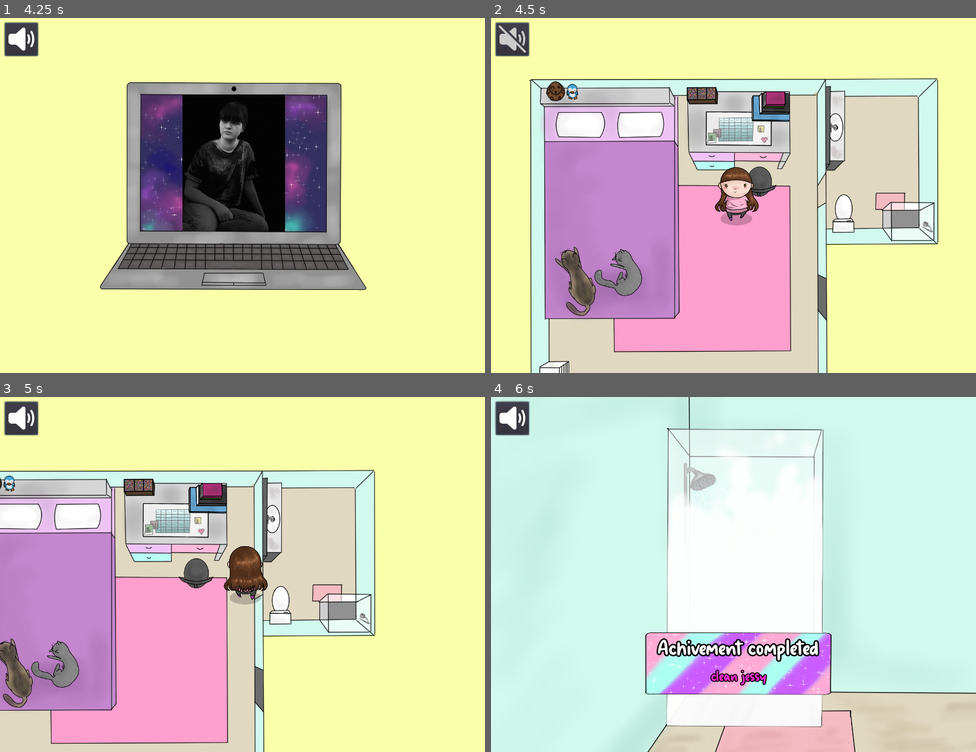
Above: before the commit, frames 1-4 (two rows, left to right).
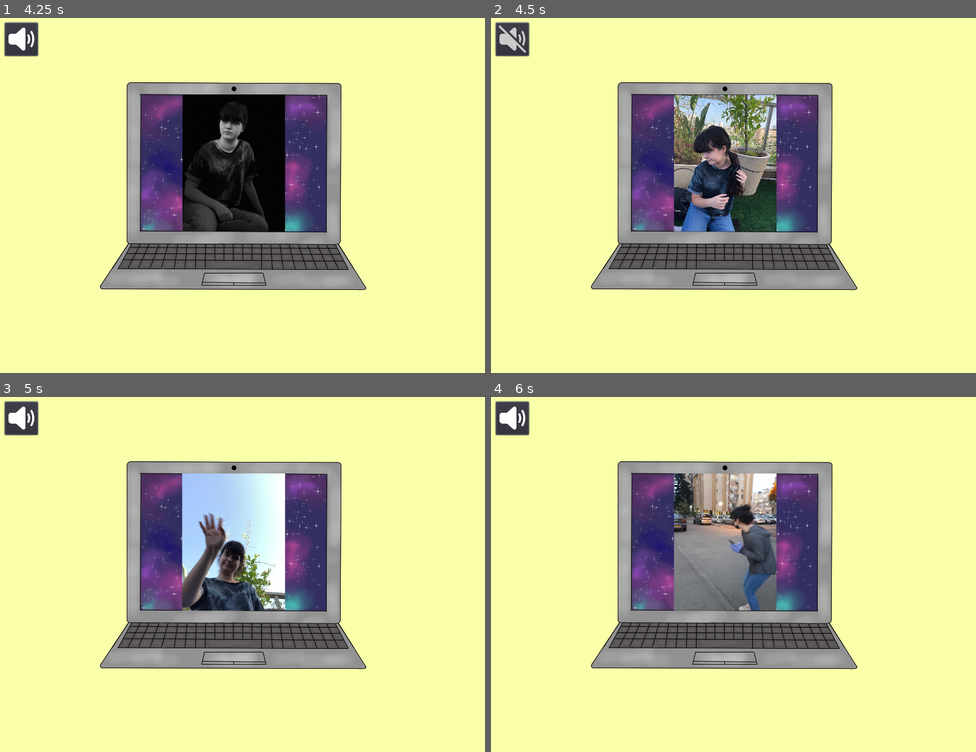
Above: after the commit, the same moments.

Repository: A-Walrus/Jessy
Game: Godot game, scene res://Scenes/Computer.tscn
The game is run twice, just before and just after one commit, with the same random seed, the same clock (stepped at 60 frames per second) and the same inputs. This scene is started directly instead of the project's main scene. Sound files missing from this copy of the repository are replaced by a short silence.
Inputs (mouse positions are in pixels of both pictures, inside the frame that each line leads up to):
- Up to frame 1 (4.25 s): tap Enter (ui_accept) at 0.5, 0.77, 2, 2.75, 3.5 s; move the mouse to (349, 177) at 0.52 s; press the mouse at (349, 177) at 0.53 s; release the mouse at (349, 177) at 1.25 s; click (19, 39) at 1.25 s; drag from (145, 213) to (218, 266) at 2.02 s; move the mouse to (291, 117) at 2.77 s; press the mouse at (291, 117) at 2.78 s; release the mouse at (291, 117) at 3.5 s; drag from (218, 266) to (97, 142) at 3.52 s
- Up to frame 2 (4.5 s): tap Enter (ui_accept) at 4.25 s; move the mouse to (879, 248) at 4.27 s; press the mouse at (879, 248) at 4.28 s
- Up to frame 3 (5 s): tap Enter (ui_accept) at 4.52 s
- Up to frame 4 (6 s): release the mouse at (879, 627) at 5 s; drag from (840, 613) to (762, 517) at 5.02 s; move the mouse to (757, 574) at 5.77 s; press the mouse at (757, 574) at 5.78 s

Frame 1 is identical in both runs. In frame 2, 62% of the frame differs, in the area x 7-93%, y 16-100%; in frame 3, 56%; in frame 4, 99%, in the area x 0-100%, y 0-100%.

Commit message:
2/4 photos

Diff:
--- a/Jessy/Scenes/Computer.tscn
+++ b/Jessy/Scenes/Computer.tscn
@@ -13,10 +13,20 @@
 [ext_resource path="res://barvaz +knife/5.png" type="Texture" id=11]
 [ext_resource path="res://barvaz +knife/9.png" type="Texture" id=12]
 [ext_resource path="res://barvaz +knife/3.png" type="Texture" id=13]
+[ext_resource path="res://barvaz +knife/12.png" type="Texture" id=14]
+[ext_resource path="res://barvaz +knife/15.png" type="Texture" id=15]
+[ext_resource path="res://barvaz +knife/19.png" type="Texture" id=16]
+[ext_resource path="res://barvaz +knife/14.png" type="Texture" id=17]
+[ext_resource path="res://barvaz +knife/18.png" type="Texture" id=18]
+[ext_resource path="res://barvaz +knife/20.png" type="Texture" id=19]
+[ext_resource path="res://barvaz +knife/13.png" type="Texture" id=20]
+[ext_resource path="res://barvaz +knife/17.png" type="Texture" id=21]
+[ext_resource path="res://barvaz +knife/16.png" type="Texture" id=22]
+[ext_resource path="res://barvaz +knife/11.png" type="Texture" id=23]
 
 [sub_resource type="SpriteFrames" id=1]
 animations = [ {
-"frames": [ ExtResource( 2 ), ExtResource( 3 ), ExtResource( …(130 unchanged characters)… 0 ), ExtResource( 12 ), ExtResource( 6 ) ],
+"frames": [ ExtResource( 2 ), ExtResource( 3 ), ExtResource( …(130 unchanged characters)… 0 ), ExtResource( 12 ), ExtResource( 6 ), ExtResource( 23 ), ExtResource( 14 ), ExtResource( 20 ), ExtResource( 17 ), ExtResource( 15 ), ExtResource( 22 ), ExtResource( 21 ), ExtResource( 18 ), ExtResource( 16 ), ExtResource( 19 ) ],
 "loop": true,
 "name": "comp",
 "speed": 5.0
Not shown: 1 places in Jessy/Scenes/Computer.tscn that only renumber resources
Binary file added: Jessy/barvaz +knife/11.png
Not shown, added: Jessy/barvaz +knife/11.png.import
Binary file added: Jessy/barvaz +knife/12.png
Not shown, added: Jessy/barvaz +knife/12.png.import
Binary file added: Jessy/barvaz +knife/13.png
Not shown, added: Jessy/barvaz +knife/13.png.import
Binary file added: Jessy/barvaz +knife/14.png
Not shown, added: Jessy/barvaz +knife/14.png.import
Binary file added: Jessy/barvaz +knife/15.png
Not shown, added: Jessy/barvaz +knife/15.png.import
Binary file added: Jessy/barvaz +knife/16.png
(and 9 more such lines)
